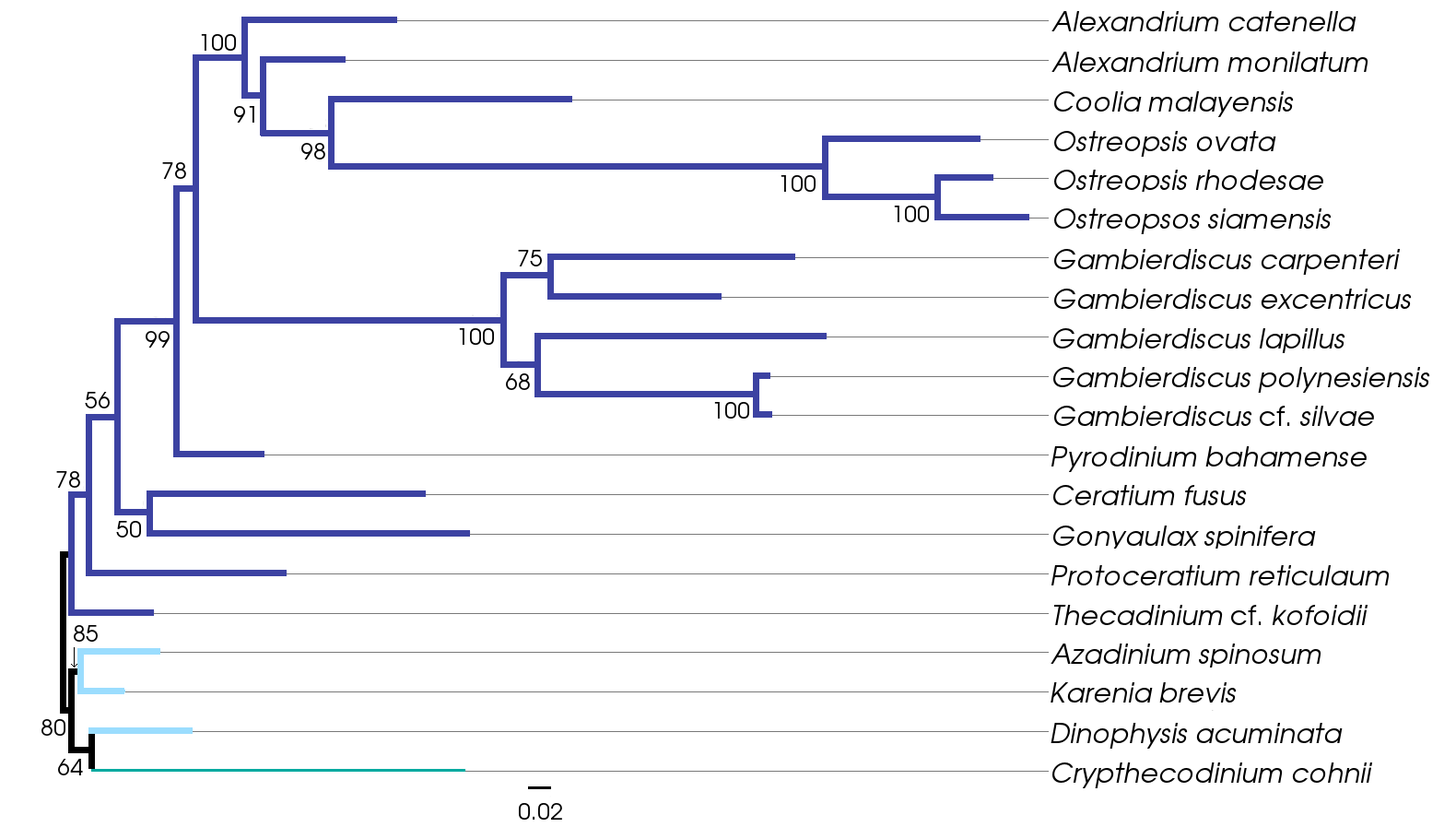
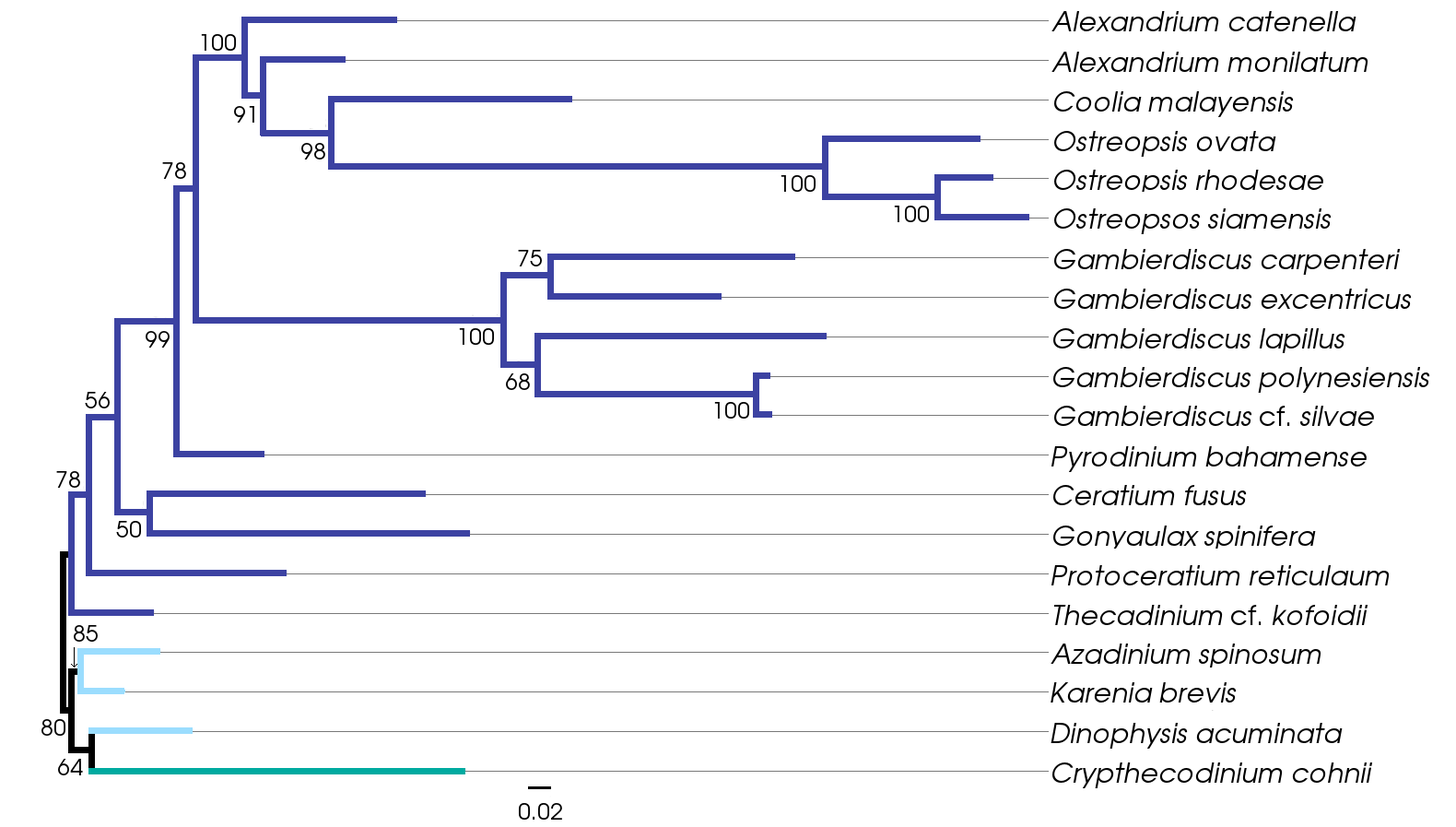
Two versions of the same layered image (1456px x 827px). Layer-by-layer changes:
painted on "rDNA-concat-RaxML.pdf" over left=88, top=767, right=466, bottom=775
added layer "Layer #1" above "background" over left=88, top=767, right=466, bottom=775
